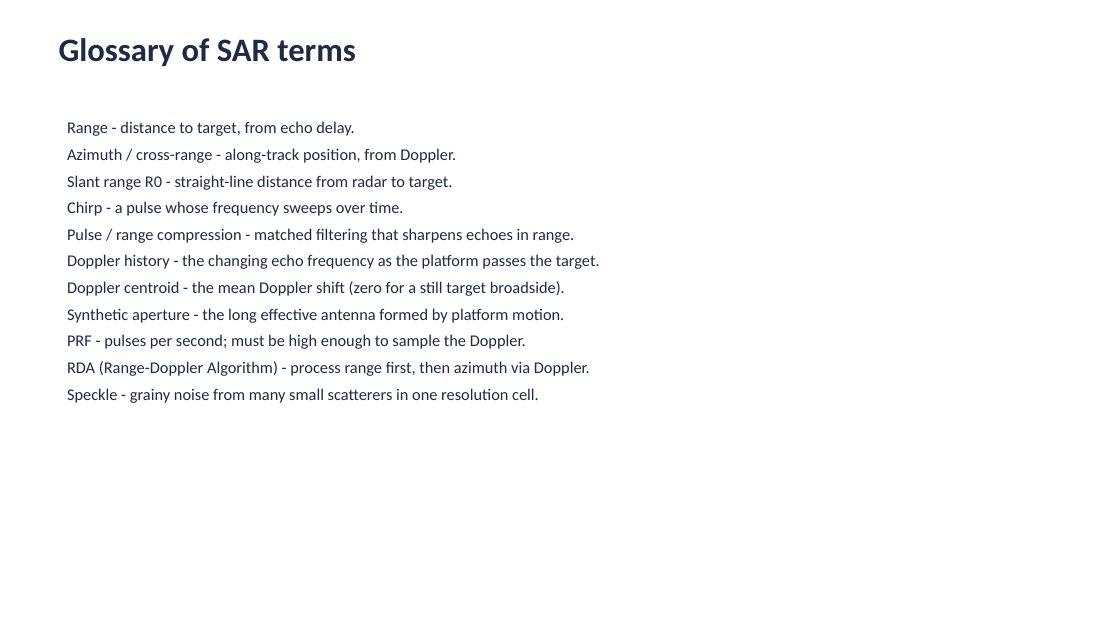
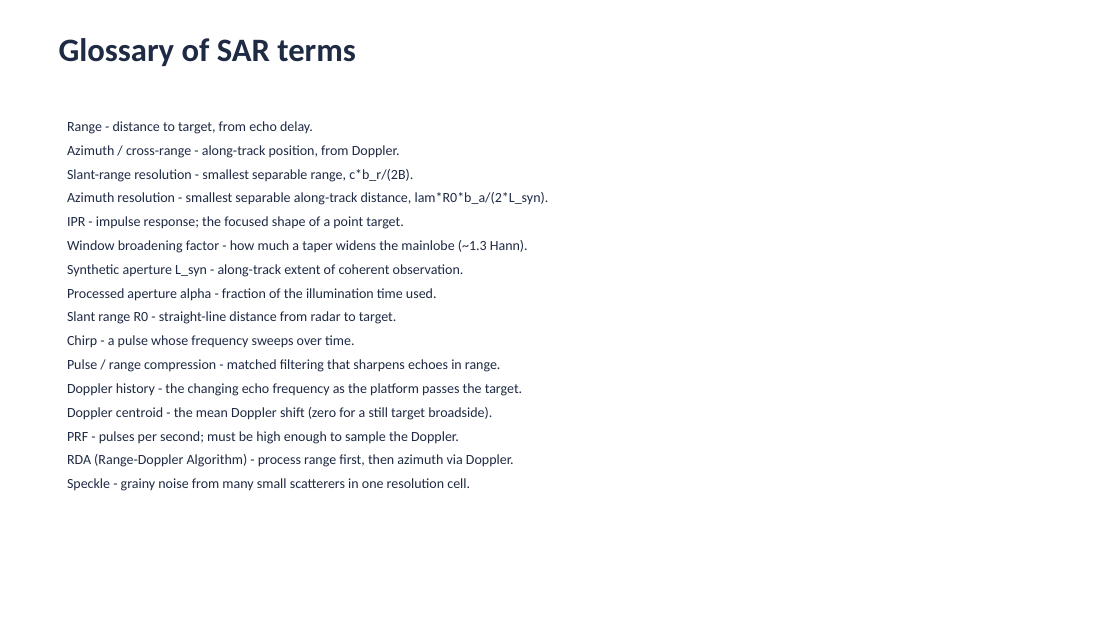
Before and after one commit to notmaineyy/range_doppler, a slide deck: slide 15 of task1_slides.pptx (slide 14 before the commit). Drawn at 1120x630 pixels with LibreOffice and Linux fonts; fonts in the diff are those of the drawing. Boxes give left, top, right and bottom in pixels: in the first picture for what was removed or moved away, otherwise in the second. Text is boxed around its words. In the diff, an @@ line names an element or a change of style, - is before the commit and + after.

```diff
--- a/task1_slides.pptx
+++ b/task1_slides.pptx
@@ text at [67,121,522,491]: size 14 to 12 pt in "Range - distance to target, from echo ...", "Azimuth / cross-range - along-track position, from ...", "Slant range R0 - straight-line distance from ...", "Chirp - a pulse whose frequency sweeps ..." and 6 more places @@
@@ text at [67,169,549,301]: paragraphs added @@
+Slant-range resolution - smallest separable range, c*b_r/(2B).
+Azimuth resolution - smallest separable along-track distance, lam*R0*b_a/(2*L_syn).
+IPR - impulse response; the focused shape of a point target.
+Window broadening factor - how much a taper widens the mainlobe (~1.3 Hann).
+Synthetic aperture L_syn - along-track extent of coherent observation.
+Processed aperture alpha - fraction of the illumination time used.
@@ text at [67,308,564,323]: paragraph removed @@
-Synthetic aperture - the long effective antenna formed by platform motion.
```
Also in this commit, not shown: 7 other slides changed, 1 slide added, 17 other files.
